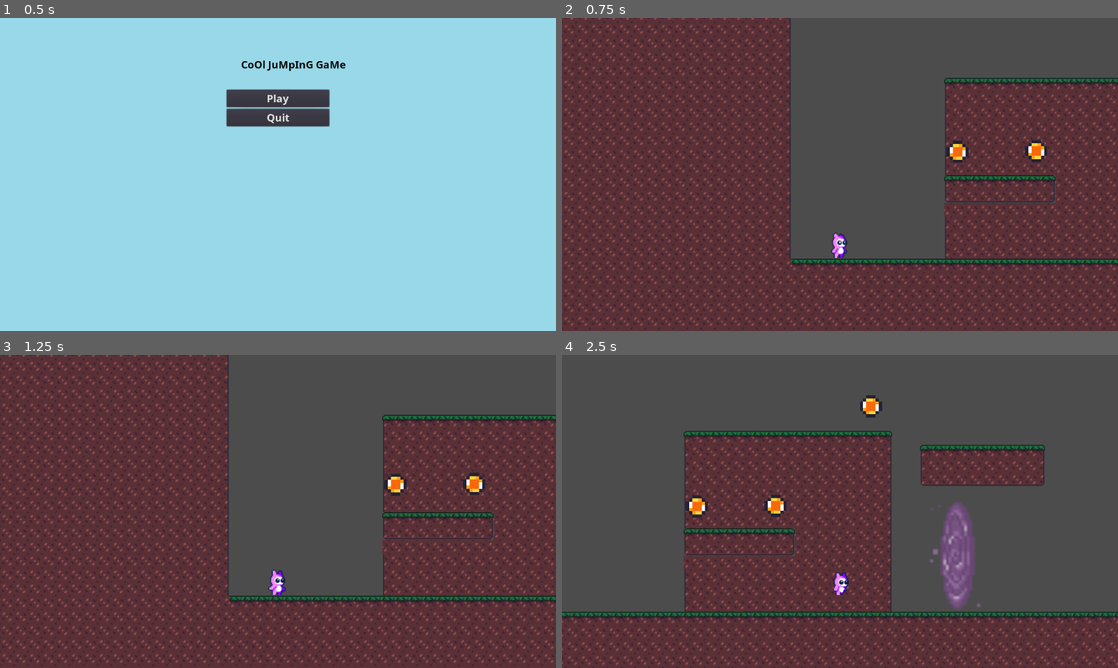
Above: before the commit, frames 1-4 (two rows, left to right).
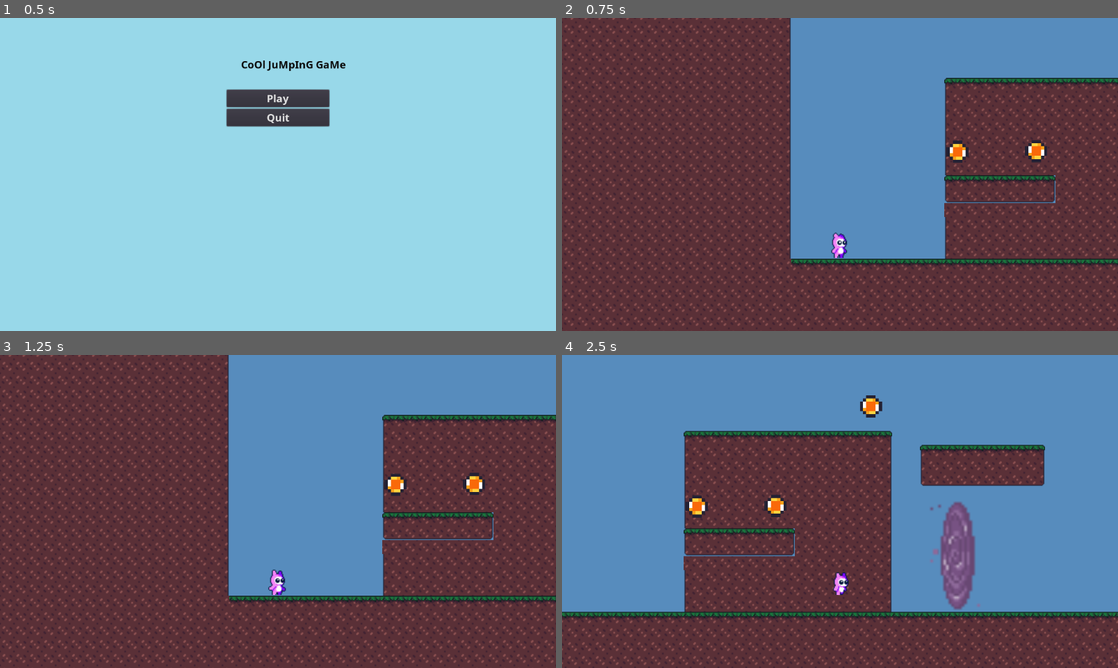
Above: after the commit, the same moments.

Repository: Mertric/2D-Video-game
Game: Godot game, scene res://Screen/MainScreen.tscn
Two runs of this game, one before a commit and one after it. Both use one fixed random seed, a clock stepped at 60 frames per second and the inputs below.
Inputs:
- Up to frame 1 (0.5 s): no input
- Up to frame 2 (0.75 s): click "Play" at 0.5 s
- Up to frame 3 (1.25 s): no input
- Up to frame 4 (2.5 s): tap Enter at 1.25 s; hold D (right) from 1.28 s (still down); tap Space (jump) at 1.52, 2.27 s

Frame 1 is identical in both runs. In frame 2, 27% of the frame differs, in the area x 41-100%, y 0-77%; in frame 3, 27%; in frame 4, 56%, in the area x 0-100%, y 0-83%.

Commit message:
added a blue sky to Level
working on blue sky parallax background

Diff:
--- a/2D Platformer/src/Levels/Level.tscn
+++ b/2D Platformer/src/Levels/Level.tscn
@@ -8,6 +8,7 @@
 [ext_resource path="res://src/Objects/Teleport.tscn" type="PackedScene" id=6]
 [ext_resource path="res://src/Levels/Level2TestForTele.tscn" type="PackedScene" id=7]
 [ext_resource path="res://src/Objects/FallCollision.tscn" type="PackedScene" id=8]
+[ext_resource path="res://Assets/LevelAssets/background/sky.png" type="Texture" id=9]
 
 [sub_resource type="RectangleShape2D" id=1]
 extents = Vector2( 64, 16 )
@@ -240,6 +241,17 @@
 position = Vector2( 910.599, 1056.9 )
 scale = Vector2( 50, 5 )
 
+[node name="ParallaxBackground" type="ParallaxBackground" parent="."]
+
+[node name="Blue Sky" type="ParallaxLayer" parent="ParallaxBackground"]
+motion_mirroring = Vector2( 400, 880 )
+
+[node name="Sprite" type="Sprite" parent="ParallaxBackground/Blue Sky"]
+position = Vector2( 96, 8.00001 )
+scale = Vector2( 5, 5 )
+texture = ExtResource( 9 )
+centered = false
+
 [editable path="Objective"]
 
 [editable path="Objective2"]
Not shown: 1 places in 2D Platformer/src/Levels/Level.tscn that only renumber resources
